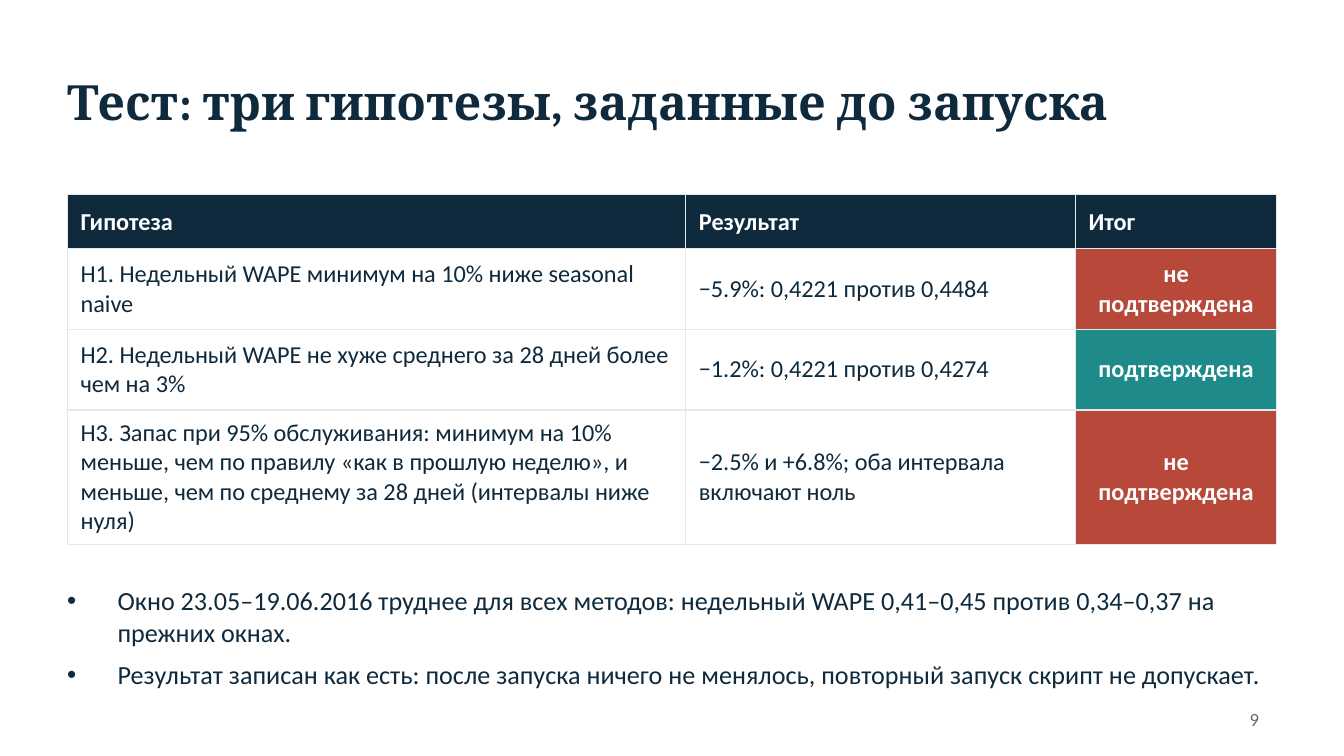
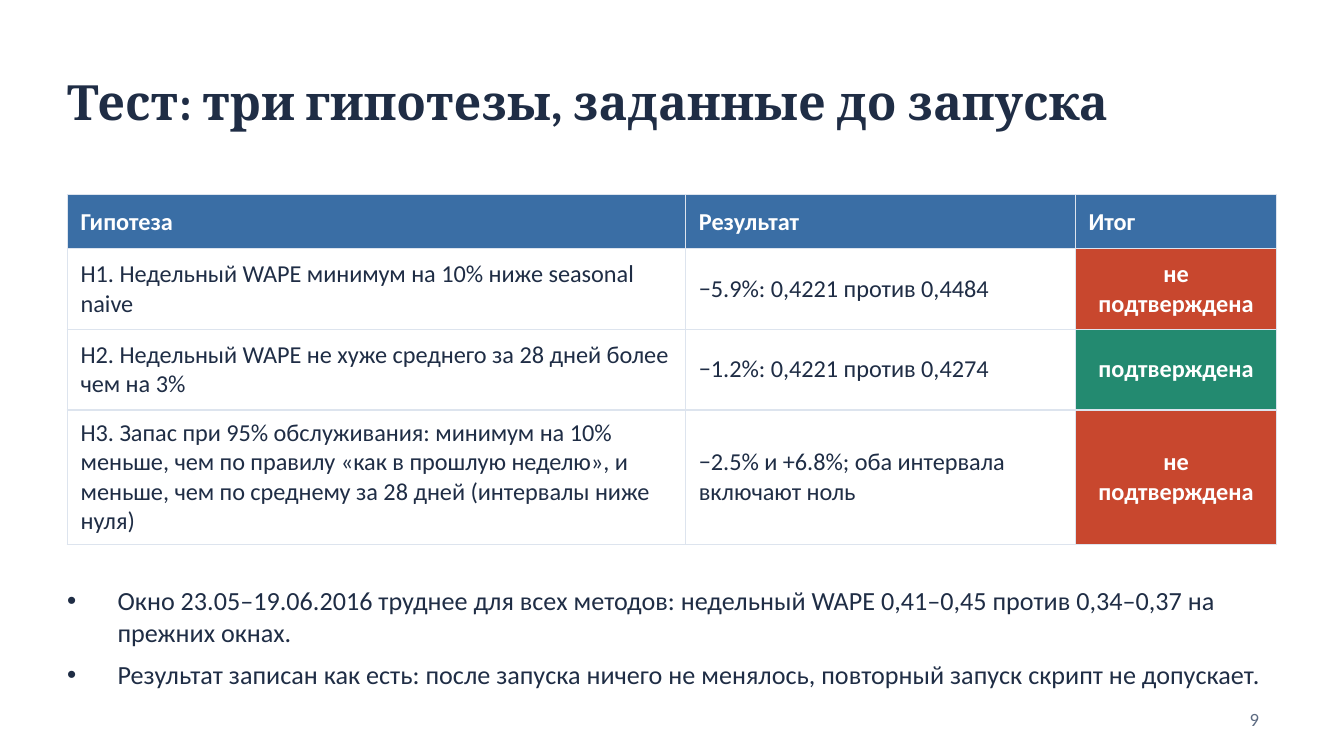
Before and after one commit to Alishershayakhmetov/demand-analyzer, a slide deck: slide 9 of docs/Demand_Copilot_slides.pptx. Drawn at 1344x756 pixels with LibreOffice and Linux fonts; fonts in the diff are those of the drawing. Boxes give left, top, right and bottom in pixels: in the first picture for what was removed or moved away, otherwise in the second. Text is boxed around its words. In the diff, an @@ line names an element or a change of style, - is before the commit and + after.

Commit message:
App: light theme, fixed right panel, no Deploy button or menu; light slide palette and new screenshots in report and deck

```diff
--- a/docs/Demand_Copilot_slides.pptx
+++ b/docs/Demand_Copilot_slides.pptx
@@ title "Тест: три гипотезы, заданные до ..." at (67,85,1107,132): text colour #0F2A3D to #1F2D45 @@
@@ table at (67,195,1277,537) @@
@@ fill #0F2A3D to #3A6EA5 in row 1 @@
@@ fill #B8483A to #C8472E in 2 cells @@
@@ fill #1F8A8A to #238A70 in row 3, column 3 @@
@@ text colour #0F2A3D to #1F2D45 in "H1. Недельный WAPE минимум на 10% ниже ...", "−5.9%: 0,4221 против 0,4484", "H2. Недельный WAPE не хуже среднего за ...", "−1.2%: 0,4221 против 0,4274" and 2 more places @@
@@ borders changed @@
@@ text "Окно 23.05–19.06.2016 труднее для всех ..." at (118,592,1259,689): text colour #0F2A3D to #1F2D45 @@
```
Also in this commit, not shown: 12 other slides changed, 12 other files.
